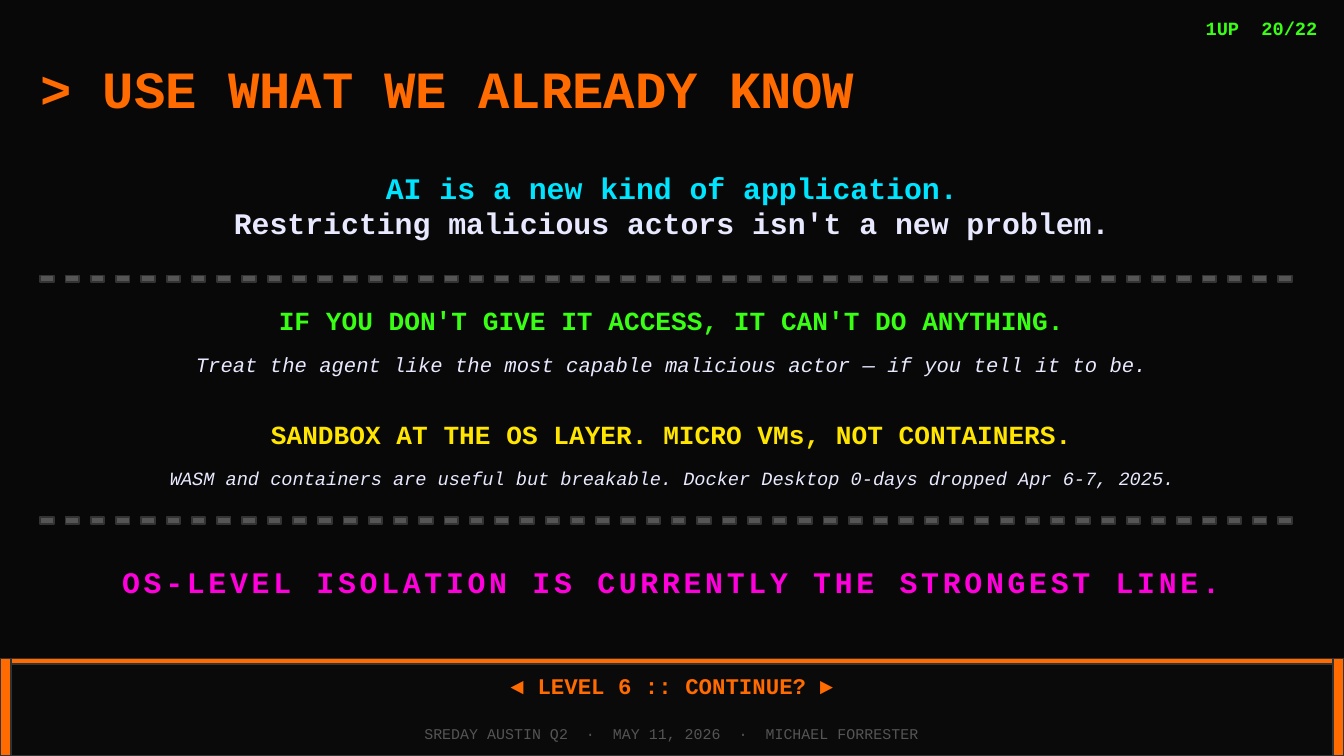
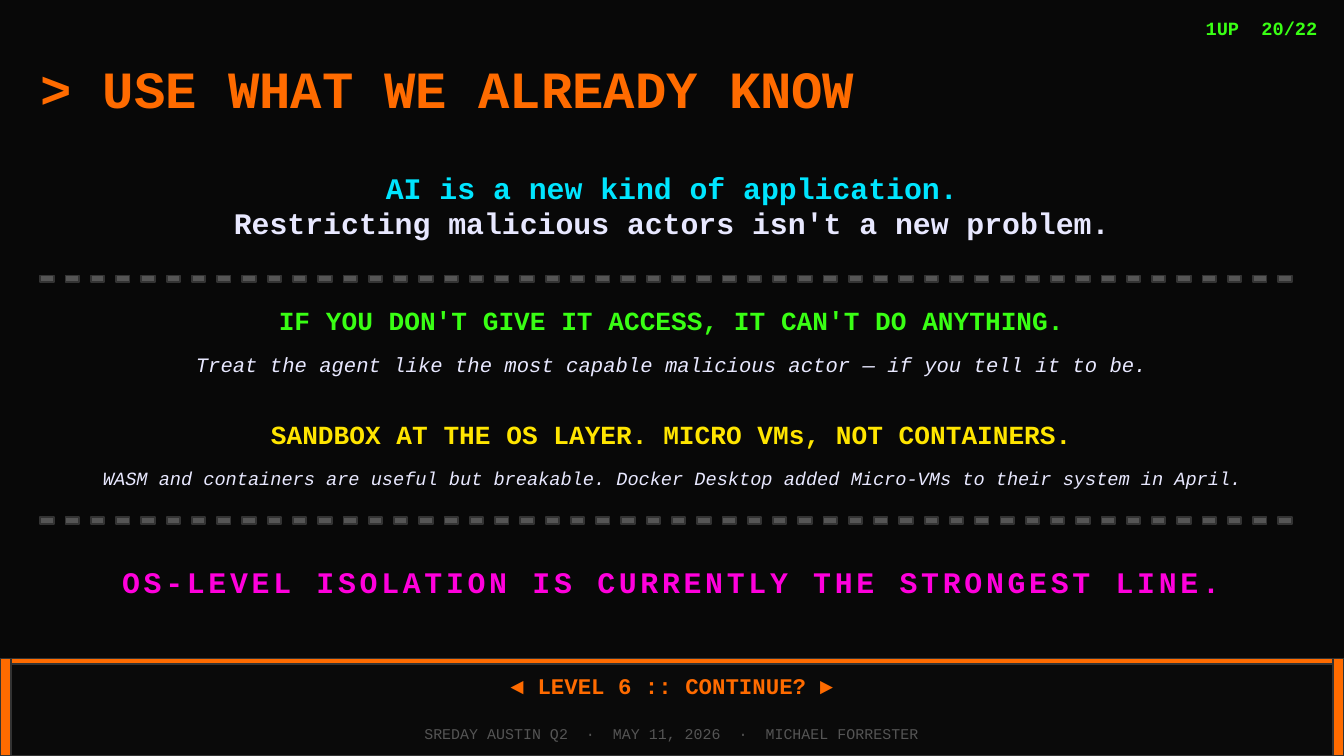
Before and after one commit to peopleforrester/SREday-Texas-2026, a slide deck: slide 19 of presentations/sreday-austin-2026-deck-arcade.pptx. Drawn at 1344x756 pixels with LibreOffice and Linux fonts; fonts in the diff are those of the drawing. Boxes give left, top, right and bottom in pixels: in the first picture for what was removed or moved away, otherwise in the second. Text is boxed around its words. In the diff, an @@ line names an element or a change of style, - is before the commit and + after.

```diff
--- a/presentations/sreday-austin-2026-deck-arcade.pptx
+++ b/presentations/sreday-austin-2026-deck-arcade.pptx
@@ text at [103,472,1241,489]: text changed @@
-WASM and containers are useful but breakable. Docker Desktop 0-days dropped Apr 6-7, 2025.
+WASM and containers are useful but breakable. Docker Desktop added Micro-VMs to their system in April.
```
Also in this commit, not shown: 5 other slides changed, 1 slide removed.
